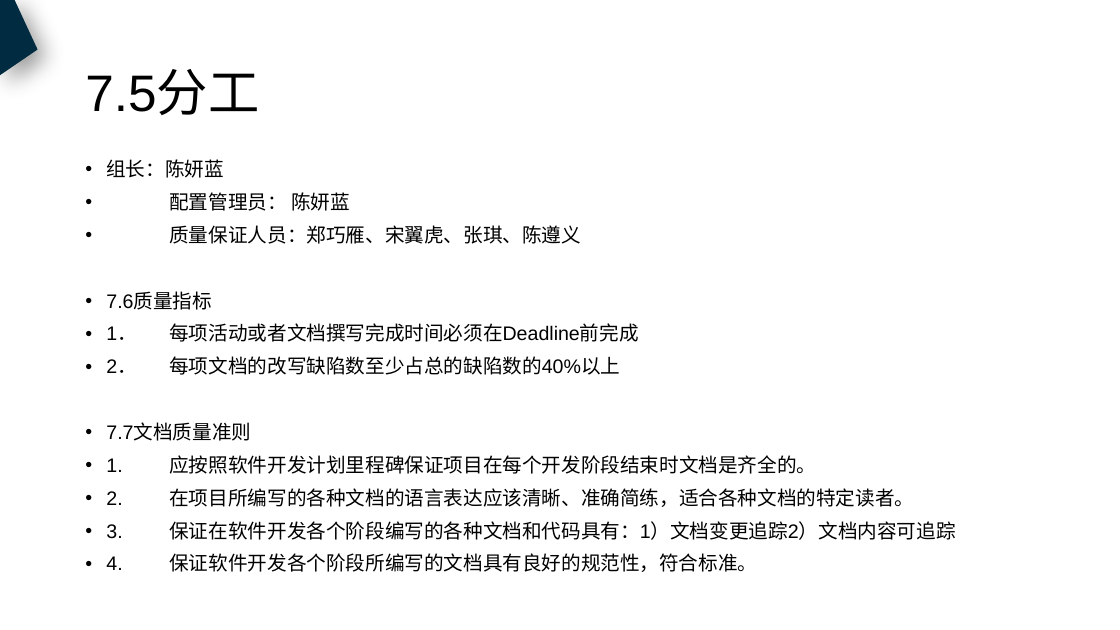
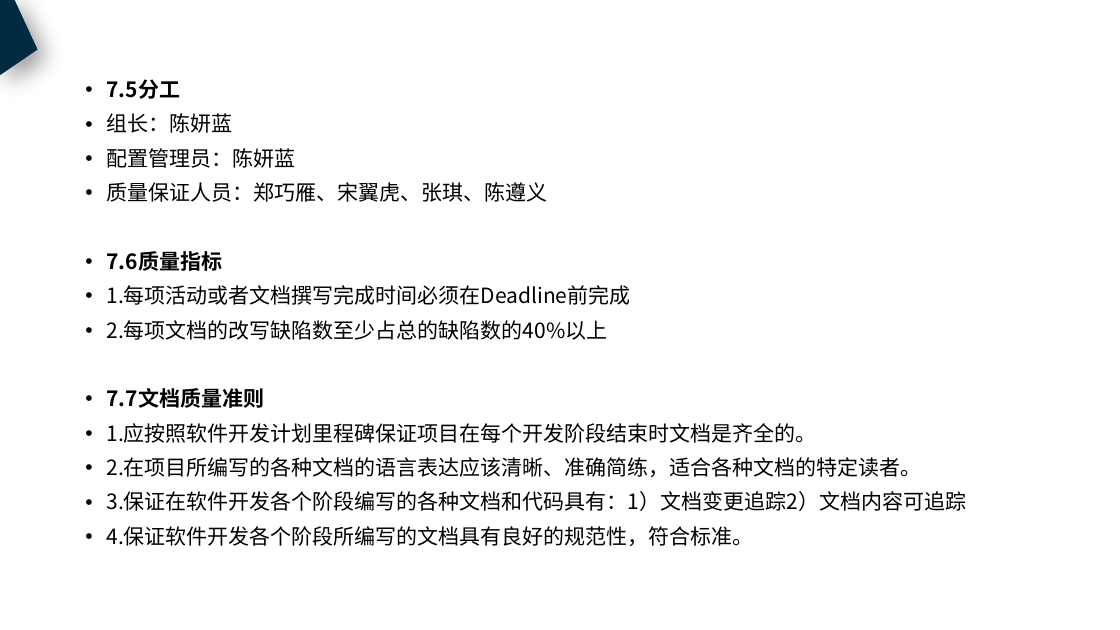
Before and after one commit to PRD2018-G18/PRD2018, a slide deck: slide 25 of 非受控文档/过程文档/需求工程计划.pptx (slide 18 before the commit). Drawn at 1120x630 pixels with LibreOffice and Linux fonts; fonts in the diff are those of the drawing. Boxes give left, top, right and bottom in pixels: in the first picture for what was removed or moved away, otherwise in the second. Text is boxed around its words. In the diff, an @@ line names an element or a change of style, - is before the commit and + after.

Commit message:
需求工程计划及项目开发计划PPT（新）

```diff
--- a/非受控文档/过程文档/需求工程计划.pptx
+++ b/非受控文档/过程文档/需求工程计划.pptx
@@ text "7.5分工": place and size @@
-text "7.5分工" at box(106, 159, 955, 572)
+text "7.5分工" at box(106, 79, 966, 546)
@@ title removed at box(85, 70, 259, 115) @@
-7.5分工
@@ text at box(106, 79, 180, 99): paragraph added @@
+• 7.5分工
@@ text at box(106, 113, 547, 408): size 16.8 to 18 pt, font Arial to Noto Sans CJK SC in "组长：陈妍蓝", "质量保证人员：郑巧雁、宋翼虎、张琪、陈遵义", "7.6质量指标", "7.7文档质量准则"; bold on in "7.6质量指标", "7.7文档质量准则" @@
@@ text at box(106, 148, 295, 168): text changed; size 16.8 to 18 pt; font Arial to Noto Sans CJK SC @@
-• 配置管理员： 陈妍蓝
+• 配置管理员：陈妍蓝
@@ text at box(106, 285, 630, 340): text changed; size 16.8 to 18 pt; font Arial to Noto Sans CJK SC @@
-• 1． 每项活动或者文档撰写完成时间必须在Deadline前完成
-• 2． 每项文档的改写缺陷数至少占总的缺陷数的40%以上
+• 1.每项活动或者文档撰写完成时间必须在Deadline前完成
+• 2.每项文档的改写缺陷数至少占总的缺陷数的40%以上
@@ text at box(106, 423, 966, 546): text changed; size 16.8 to 18 pt; font Arial to Noto Sans CJK SC @@
-• 1. 应按照软件开发计划里程碑保证项目在每个开发阶段结束时文档是齐全的。
-• 2. 在项目所编写的各种文档的语言表达应该清晰、准确简练，适合各种文档的特定读者。
-• 3. 保证在软件开发各个阶段编写的各种文档和代码具有：1）文档变更追踪2）文档内容可追踪
-• 4. 保证软件开发各个阶段所编写的文档具有良好的规范性，符合标准。
+• 1.应按照软件开发计划里程碑保证项目在每个开发阶段结束时文档是齐全的。
+• 2.在项目所编写的各种文档的语言表达应该清晰、准确简练，适合各种文档的特定读者。
+• 3.保证在软件开发各个阶段编写的各种文档和代码具有：1）文档变更追踪2）文档内容可追踪
+• 4.保证软件开发各个阶段所编写的文档具有良好的规范性，符合标准。
```
Also in this commit, not shown: 36 other slides changed, 18 slides added, 3 slides removed, 1 other file.
